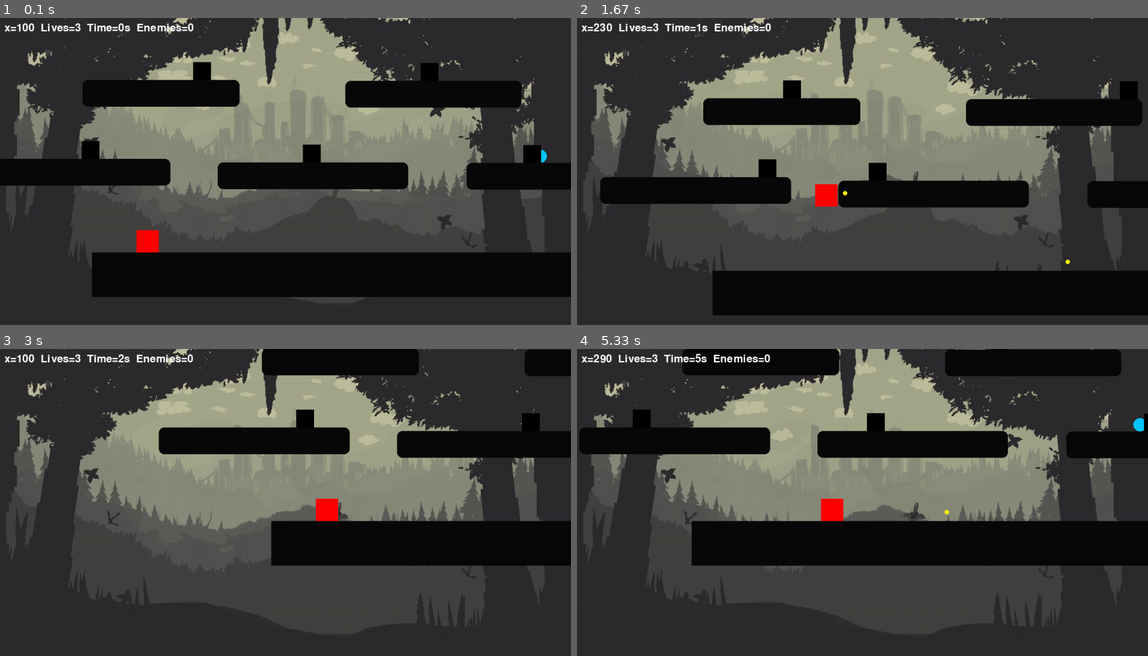
Above: before the commit, frames 1-4 (two rows, left to right).
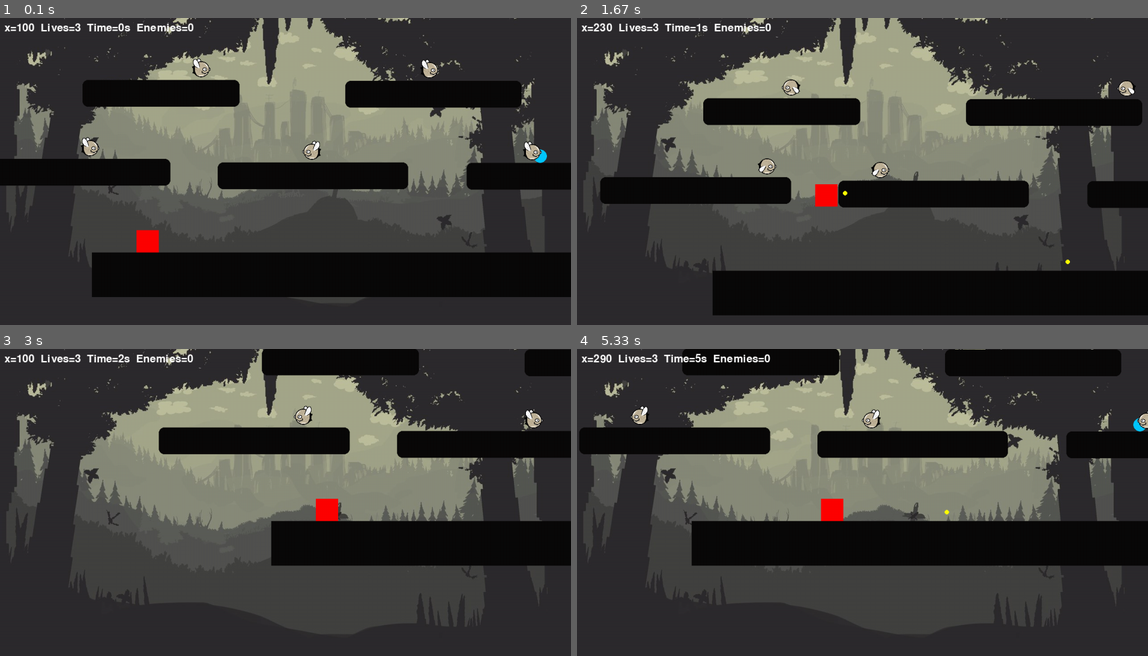
Above: after the commit, the same moments.

Repository: dianaract1311/Pygame-25.2
Game: pygame game, started from jogo_v1.py
Same seed, same stepped clock (60 frames per second), same inputs: the game is played once before the commit and once after it.
Inputs:
- Up to frame 1 (0.1 s): no input
- Up to frame 2 (1.67 s): tap E at 0.33, 1.65 s; tap Space at 0.67 s; hold Right 1-1.47 s; hold Right from 1.5 s (still down)
- Up to frame 3 (3 s): release Right at 1.97 s; hold Left 2-2.53 s; hold Left 2.57-2.97 s
- Up to frame 4 (5.33 s): hold Right 3-3.63 s; tap E at 3.15, 4.82 s; hold Left 3.67-4.13 s; hold Right 4.17-4.63 s; hold Right 4.67-5.13 s; hold Left from 5.17 s (still down)

The runs differ from the first frame. In frame 1, 0.9% of the frame differs, in the area x 14-95%, y 13-48%; in frame 2, 0.7%; in frame 3, 0.4%; in frame 4, 0.5%.

Commit message:
Sprites dos inimigos

Diff:
--- a/jogo_v1.py
+++ b/jogo_v1.py
@@ -113,22 +113,35 @@
     def draw(self, surface, cam):
         pygame.draw.circle(surface, self.color, (self.rect.centerx - int(cam.x), self.rect.centery - int(cam.y)), 5)
 
-# ===== Inimigos =====
+# ===== Inimigos animados =====
 class Enemy:
     def __init__(self, platform, speed=2):
         self.platform = platform
-        self.width = 40
-        self.height = 40
+
+        # Tamanho um pouco menor que o jogador
+        self.width = 45
+        self.height = 45
+
         self.left_limit = platform.left + 4
         self.right_limit = platform.right - self.width - 4
         start_x = random.randint(self.left_limit, self.right_limit)
-        self.rect = pygame.Rect(start_x, platform.top - self.height, self.width, self.height)
-        self.color = (0, 0, 0)
+        self.rect = pygame.Rect(start_x, platform.top - self.height - 5, self.width, self.height)  # 5px mais pra cima
+
         self.speed = speed
-        self.direction = random.choice([-1, 1])
+        self.direction = random.choice([-1, 1])  # -1 = esquerda, 1 = direita
         self.alive = True
 
+        # Carrega e redimensiona frames
+        self.frames = [
+            pygame.transform.scale(pygame.image.load("assets/fly1.png").convert_alpha(), (self.width, self.height)),
+            pygame.transform.scale(pygame.image.load("assets/fly2.png").convert_alpha(), (self.width, self.height))
+        ]
+        self.frame_index = 0
+        self.animation_speed = 0.2
+        self.animation_timer = 0
+
     def update(self):
+        # Movimento horizontal
         self.rect.x += self.speed * self.direction
         if self.rect.x <= self.left_limit:
             self.rect.x = self.left_limit
@@ -136,13 +149,25 @@
         elif self.rect.x >= self.right_limit:
             self.rect.x = self.right_limit
             self.direction = -1
-        self.rect.bottom = self.platform.top
+
+        # Fica um pouco mais acima na plataforma
+        self.rect.bottom = self.platform.top - 5
+
+        # Atualiza animação
+        self.animation_timer += self.animation_speed
+        if self.animation_timer >= 1:
+            self.animation_timer = 0
+            self.frame_index = (self.frame_index + 1) % len(self.frames)
 
     def draw(self, surface, cam):
-        pygame.draw.rect(surface, self.color, self.rect.move(-int(cam.x), -int(cam.y)))
+        frame = self.frames[self.frame_index]
+        # Se andando para a esquerda, vira horizontalmente
+        if self.direction == 1:
+            frame = pygame.transform.flip(frame, True, False)
+        surface.blit(frame, (self.rect.x - int(cam.x), self.rect.y - int(cam.y)))
 
 # ===== Plataformas =====
-platform_img = pygame.image.load("assets/blocks.png").convert_alpha()
+# platform_img = pygame.image.load("assets/blocks.png").convert_alpha()
 
 NUM_PLATFORMS = 20
 MIN_X_GAP = 160
Binary file removed: assets/blocks.png
Binary file added: assets/fly1.png
Binary file added: assets/fly2.png
Binary file removed: assets/plataform.png
